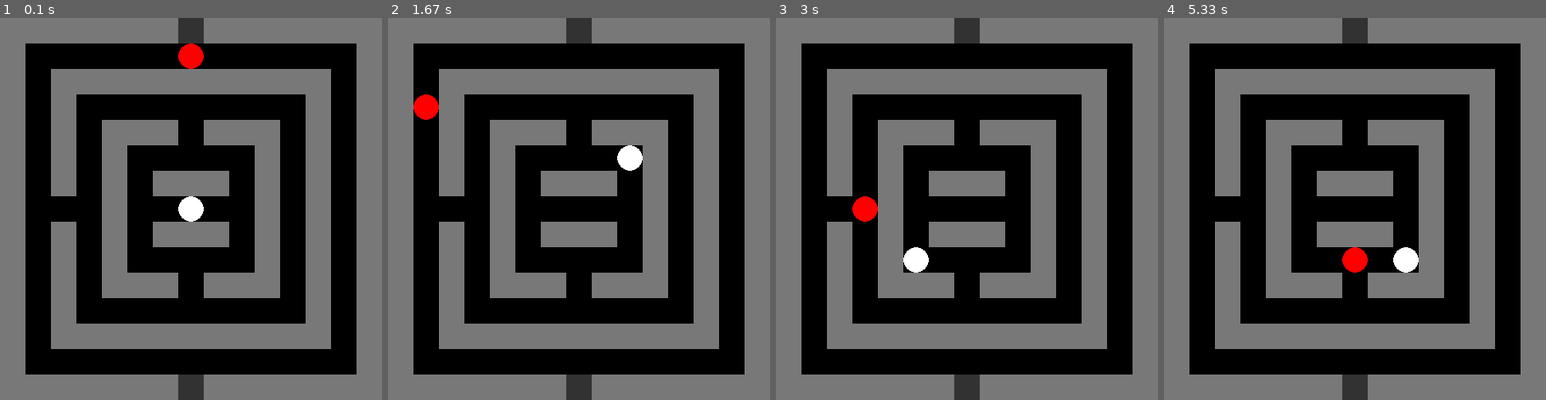
Above: before the commit, frames 1-4 (left to right).
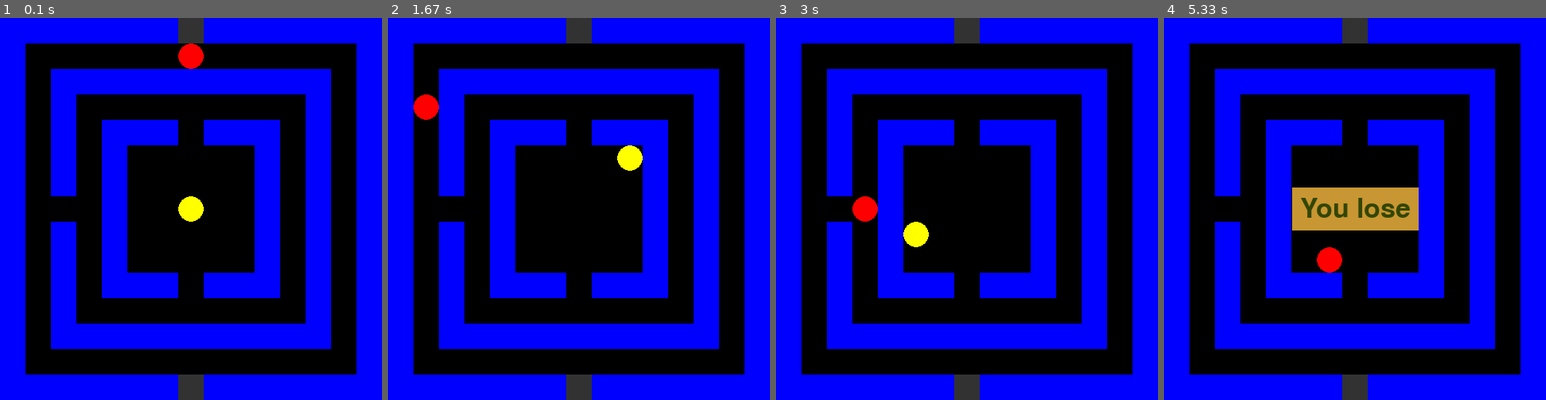
Above: after the commit, the same moments.

Repository: Anechka456/PyGame_project
Game: pygame game, started from pak_man.py
The game is run twice, just before and just after one commit, with the same random seed, the same clock (stepped at 60 frames per second) and the same inputs.
Inputs:
- Up to frame 1 (0.1 s): no input
- Up to frame 2 (1.67 s): hold Right 0.33-0.8 s; hold Up 0.83-1.13 s; hold Right 1.17-1.63 s
- Up to frame 3 (3 s): hold Left 1.67-2.2 s; hold Down 2.23-2.53 s; hold Left 2.57-2.97 s
- Up to frame 4 (5.33 s): hold Up 3-3.37 s; hold Right 3.4-4.03 s; hold Down 4.07-4.43 s; hold Left 4.47-4.93 s; hold Right from 4.97 s (still down)

The runs differ from the first frame. In frame 1, 54% of the frame differs, in the area x 0-100%, y 0-100%; in frame 2, 54%; in frame 3, 54%; in frame 4, 58%.

Commit message:
доработка start

Diff:
--- a/maps/simple_map.txt
+++ b/maps/simple_map.txt
@@ -4,9 +4,9 @@
 1 0 1 0 0 0 0 0 0 0 0 0 1 0 1
 1 0 1 0 1 1 1 0 1 1 1 0 1 0 1
 1 0 1 0 1 0 0 0 0 0 1 0 1 0 1
-1 0 1 0 1 0 1 1 1 0 1 0 1 0 1
+1 0 1 0 1 0 0 0 0 0 1 0 1 0 1
 1 0 0 0 1 0 0 0 0 0 1 0 1 0 1
-1 0 1 0 1 0 1 1 1 0 1 0 1 0 1
+1 0 1 0 1 0 0 0 0 0 1 0 1 0 1
 1 0 1 0 1 0 0 0 0 0 1 0 1 0 1
 1 0 1 0 1 1 1 0 1 1 1 0 1 0 1
 1 0 1 0 0 0 0 0 0 0 0 0 1 0 1
--- a/pak_man.py
+++ b/pak_man.py
@@ -1,14 +1,14 @@
 import pygame
 
 size = width, height = 480, 480
-FPS = 15
+FPS = 10
 
 MAPS_DIR = "maps"
 TITLE_SIZE = 32
 ENEMY_EVENT_TYPE = 30
 
 
-class laberint:
+class Laberint:
     def __init__(self, filename, free_tile, finish_tile):
         self.map = []
         with open(f"{MAPS_DIR}/{filename}") as input_file:
@@ -21,7 +21,7 @@
         self.finish = finish_tile
 
     def render(self, screen):
-        colors = {0: (0, 0, 0), 1: (120, 120, 120), 2: (50, 50, 50)}
+        colors = {0: (0, 0, 0), 1: (0, 0, 255), 2: (50, 50, 50)}
         for y in range(self.heihgt):
             for x in range(self.wigth):
                 rect = pygame.Rect(x * self.tile_size, y * self.tile_size, self.tile_size, self.tile_size)
@@ -69,7 +69,7 @@
 
     def render(self, screen):
         center = self.x * TITLE_SIZE + TITLE_SIZE // 2, self.y * TITLE_SIZE + TITLE_SIZE // 2
-        pygame.draw.circle(screen, (255, 255, 255), center, TITLE_SIZE / 2)
+        pygame.draw.circle(screen, (255, 255, 0), center, TITLE_SIZE / 2)
 
 
 class Enemy:
@@ -121,7 +121,7 @@
         return self.labirint.get_tile_id(self.hero.get_position()) == 2
 
     def check_los(self):
-        return self.hero.get_position() == self.enemy.get_position
+        return self.hero.get_position() == self.enemy.get_position()
 
 
 def show_message(screen, message):
@@ -139,7 +139,7 @@
     pygame.init()
     screen = pygame.display.set_mode(size)
 
-    labirint = laberint("simple_map.txt", [0, 2], 2)
+    labirint = Laberint("simple_map.txt", [0, 2], 2)
     hero = Hero((7, 7))
     enemy = Enemy((7, 1))
     game = Game(labirint, hero, enemy)
--- /dev/null
+++ b/regisrt_window.py
@@ -0,0 +1,82 @@
+import pygame
+import sys
+
+# Инициализация Pygame
+pygame.init()
+
+# Цвета
+WHITE = (255, 255, 255)
+BLACK = (0, 0, 0)
+GRAY = (200, 200, 200)
+
+# Размеры окна
+WIDTH, HEIGHT = 400, 300
+screen = pygame.display.set_mode((WIDTH, HEIGHT))
+pygame.display.set_caption("Регистрация")
+
+# Шрифты
+font = pygame.font.Font(None, 36)
+
+# Переменные для хранения вводимых данных
+username = ''
+password = ''
+input_box1 = pygame.Rect(100, 100, 200, 40)
+input_box2 = pygame.Rect(100, 170, 200, 40)
+active1 = False
+active2 = False
+color1 = GRAY
+color2 = GRAY
+
+# Основной игровой цикл
+while True:
+    for event in pygame.event.get():
+        if event.type == pygame.QUIT:
+            pygame.quit()
+            sys.exit()
+
+        if event.type == pygame.MOUSEBUTTONDOWN:
+            # Если пользователь нажал на поле ввода, активируем его
+            if input_box1.collidepoint(event.pos):
+                active1 = not active1
+            else:
+                active1 = False
+
+            if input_box2.collidepoint(event.pos):
+                active2 = not active2
+            else:
+                active2 = False
+
+            # Изменяем цвет поля ввода
+            color1 = (255, 0, 0) if active1 else GRAY
+            color2 = (255, 0, 0) if active2 else GRAY
+
+        if event.type == pygame.KEYDOWN:
+            if active1:
+                if event.key == pygame.K_RETURN:
+                    print(f'Username: {username}')
+                elif event.key == pygame.K_BACKSPACE:
+                    username = username[:-1]
+                else:
+                    username += event.unicode
+
+            if active2:
+                if event.key == pygame.K_RETURN:
+                    print(f'Password: {password}')
+                elif event.key == pygame.K_BACKSPACE:
+                    password = password[:-1]
+                else:
+                    password += event.unicode
+
+    screen.fill(WHITE)
+
+    # Отрисовка полей ввода
+    pygame.draw.rect(screen, color1, input_box1, 2)
+    pygame.draw.rect(screen, color2, input_box2, 2)
+
+    # Отображаем текст
+    txt_surface1 = font.render(username, True, BLACK)
+    txt_surface2 = font.render('*' * len(password), True, BLACK)  # Скрываем пароль
+    screen.blit(txt_surface1, (input_box1.x + 5, input_box1.y + 5))
+    screen.blit(txt_surface2, (input_box2.x + 5, input_box2.y + 5))
+
+    pygame.display.flip()
